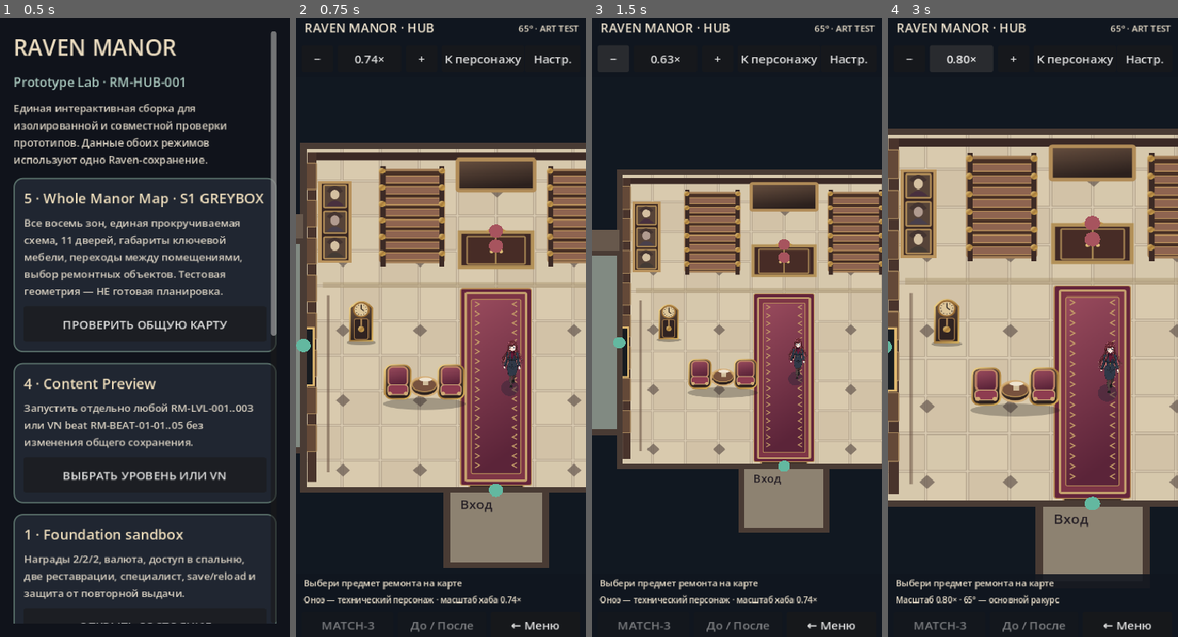
Above: before the commit, frames 1-4 (left to right).
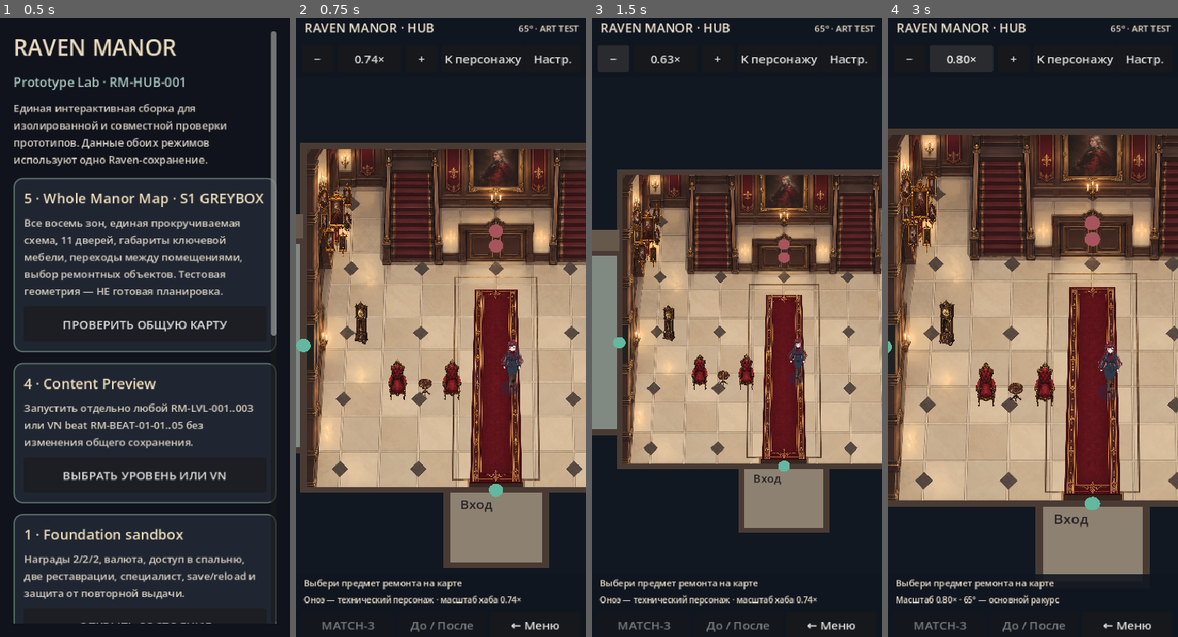
Above: after the commit, the same moments.

Repository: bezdredoff/RavenManor-Godot
Game: Godot game, scene res://scenes/raven/prototype_launcher.tscn
Two runs of this game, one before a commit and one after it. Both use one fixed random seed, a clock stepped at 60 frames per second and the inputs below.
Inputs:
- Up to frame 1 (0.5 s): no input
- Up to frame 2 (0.75 s): click "ПРОВЕРИТЬ ОБЩУЮ КАРТУ" at 0.5 s
- Up to frame 3 (1.5 s): click "−" at 1.25 s
- Up to frame 4 (3 s): click "0.63×" at 2 s; click "0.74×" at 2.75 s

Frame 1 is identical in both runs. In frame 2, 39% of the frame differs, in the area x 3-100%, y 21-76%; in frame 3, 31%; in frame 4, 44%, in the area x 0-100%, y 18-78%.

Commit message:
Start Whole Manor Map in the new AI-rendered Hall preview by default

Diff:
--- a/scripts/raven/season1_map_greybox.gd
+++ b/scripts/raven/season1_map_greybox.gd
@@ -43,7 +43,7 @@
 var floor_depth_ratio := sin(deg_to_rad(float(DEFAULT_CAMERA_ELEVATION)))
 var art_enabled := true
 # 0: original SVG, 1: generated twin staircase, 2: generated crimson version, 3: bounds-only greybox
-var art_variant := 0
+var art_variant := 1
 var debug_art_bounds := false
 var dragging := false
 var drag_distance := 0.0
@@ -145,7 +145,7 @@
 	add_child(debug_panel)
 	toggle_button = _button("ТЕСТ: ВСЕ ПРОХОДЫ", Vector2.ZERO, Vector2(150, 36), _toggle_explore, debug_panel)
 	camera_button = _button("Камера: 65°", Vector2.ZERO, Vector2(110, 36), _cycle_camera, debug_panel)
-	art_button = _button("Вид: SVG", Vector2.ZERO, Vector2(88, 36), _toggle_art, debug_panel)
+	art_button = _button("Вид: AI1", Vector2.ZERO, Vector2(88, 36), _toggle_art, debug_panel)
 	bounds_button = _button("Габариты: СКР", Vector2.ZERO, Vector2(110, 36), _toggle_bounds, debug_panel)
 	safe_button = _button("Safe area: ВЫКЛ", Vector2.ZERO, Vector2(110, 36), _toggle_safe_viewport, debug_panel)
 	overview_button = _button("Обзор этажа", Vector2.ZERO, Vector2(110, 36), _overview, debug_panel)
